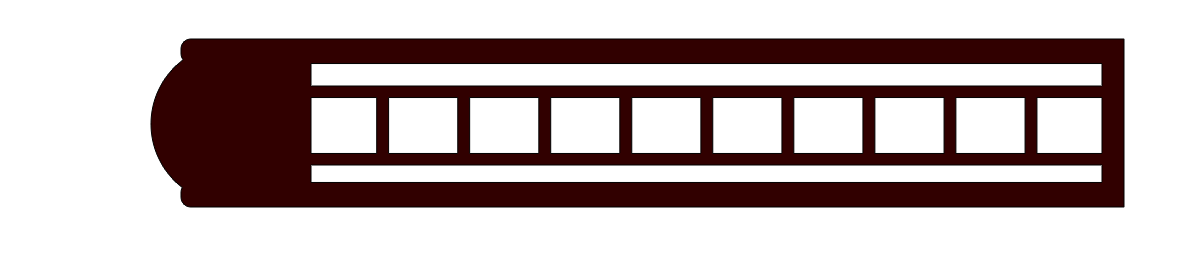
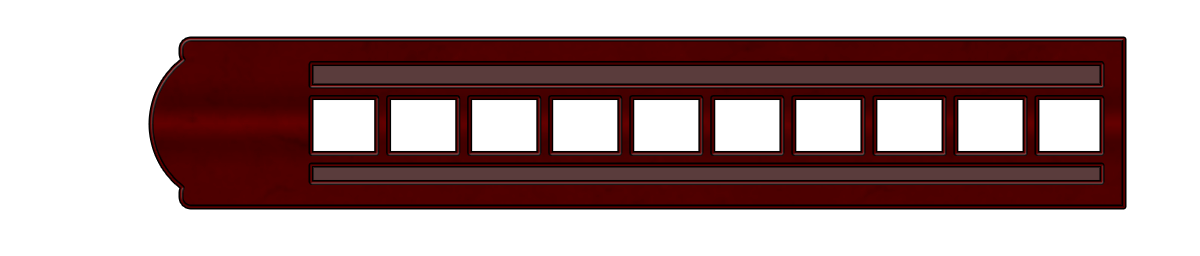
Layered file, before and after one edit (1200px x 256px). Changes by layer:
added layer "Rectangle 2" (95%) above "Rounded Rectangle 2" over (301, 53, 1108, 195)
